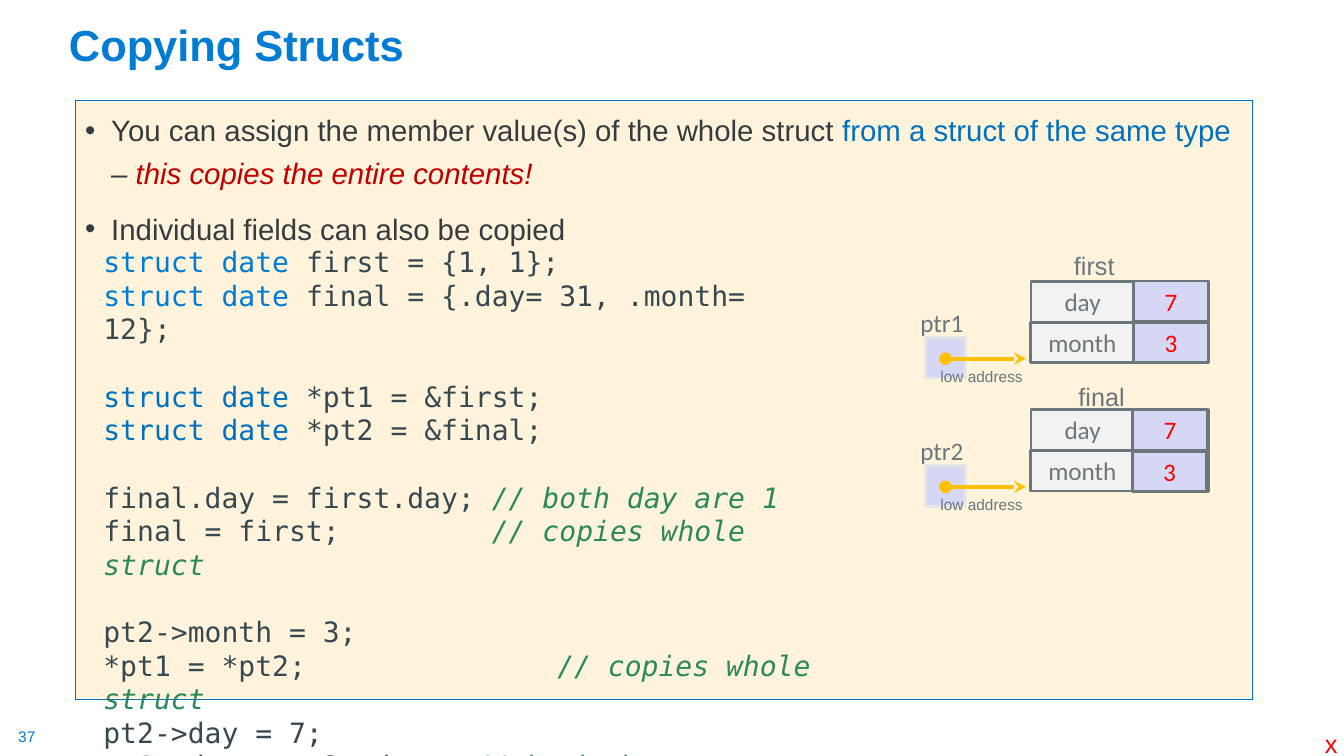
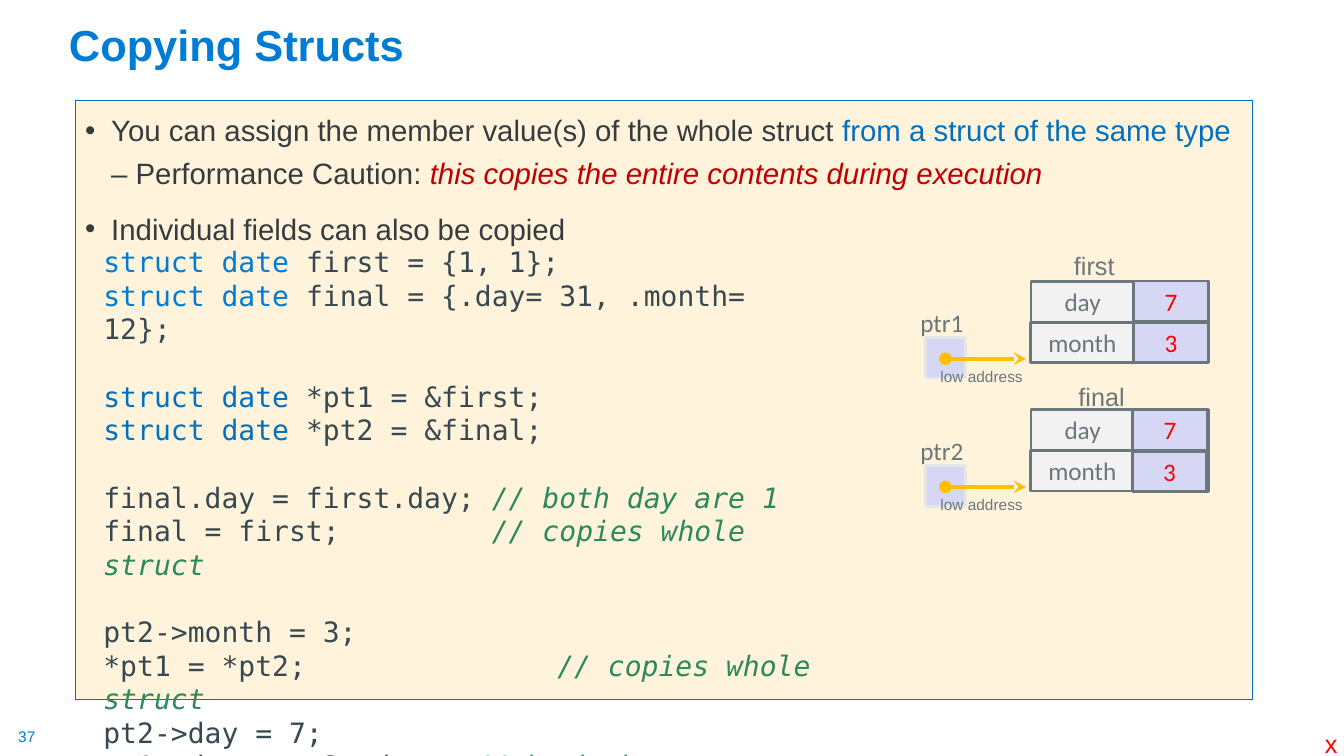
Before and after one commit to cse30-sp24/Muller-Slides, a slide deck: slide 37 of Lecture-8.pptx. Drawn at 1344x756 pixels with LibreOffice and Linux fonts; fonts in the diff are those of the drawing. Boxes give left, top, right and bottom in pixels: in the first picture for what was removed or moved away, otherwise in the second. Text is boxed around its words. In the diff, an @@ line names an element or a change of style, - is before the commit and + after.

```diff
--- a/Lecture-8.pptx
+++ b/Lecture-8.pptx
@@ text at (111,119,1231,190): text changed @@
-• You can assign the member value(s) of the whole struct from a struct of the same type – this copies the entire contents!
+• You can assign the member value(s) of the whole struct from a struct of the same type – Performance Caution: this copies the entire contents during execution
```
Also in this commit, not shown: 17 other slides changed, 1 other file.
